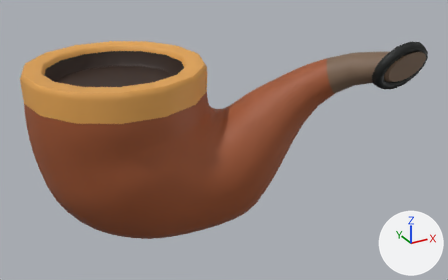
Two versions of the glTF model models/Cosmetic_Detective_Pipe.glb, one commit apart.
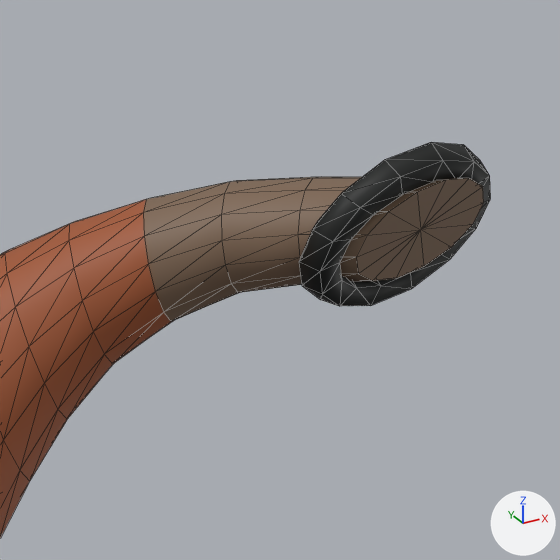
Each version is shown whole from a 50 mm camera at (-0.2948, 0.2619, 0.2583) aimed at (-0.0893, 0.6354, 0.0716), then close up on the part from 64% to 100% of the width and 0% to 58% of the height. Every picture has the same lights, and +X, +Y and +Z are marked at lower right. The first two pictures are the older version. The close-ups show mesh edges as thin lines. Vertices at exactly the same position are counted once.

In view in the first close-up: 'Detective_Pipe'.
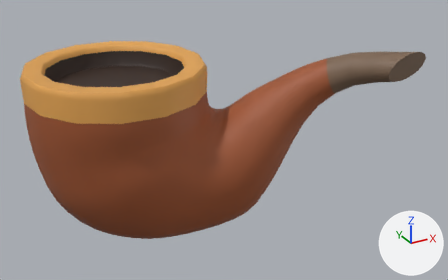
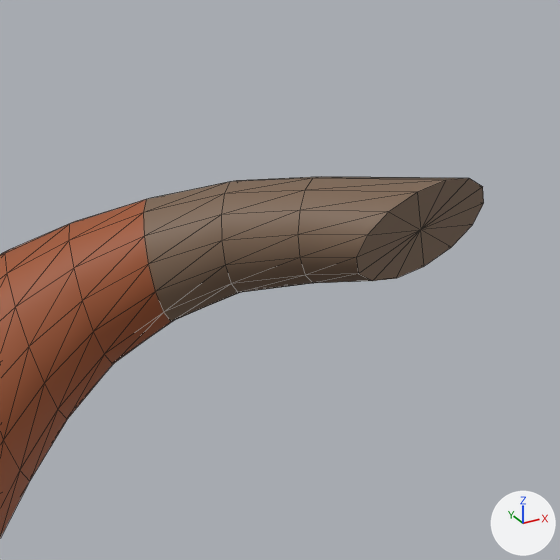
Edits to the scene script, one JSON object a line:
```json
{"block": "me_detective_pipe", "where": "# used by ob_detective_pipe; location = (0.0, 0.0, 0.0)"}
{"op": "remove", "block": "me_detective_pipe", "code": "me_detective_pipe.from_pydata(...)  # 646 vertices, 1288 faces; spans x -0.222..0.021, y 0.547..0.738, z -0.007..0.154"}
{"op": "add", "block": "me_detective_pipe", "code": "me_detective_pipe.from_pydata(...)  # 576 vertices, 1148 faces; spans x -0.222..0.017, y 0.547..0.738, z -0.007..0.148"}
{"block": "me_detective_pipe", "change": "me_detective_pipe part 1: the loose piece of 70 vertices spanning x -0.021..0.021, y 0.547..0.563, z 0.121..0.154 is deleted"}
```

Where the change shows, as pixel boxes [x1, y1, x2, y2] in the close-ups (560 x 560 px):
```json
{"object": "Detective_Pipe", "change": "reshaped", "before": [0, 142, 491, 538], "after": [0, 177, 484, 538]}
{"part": 1, "of": "me_detective_pipe", "change": "deleted", "before": [299, 142, 491, 306]}
```
